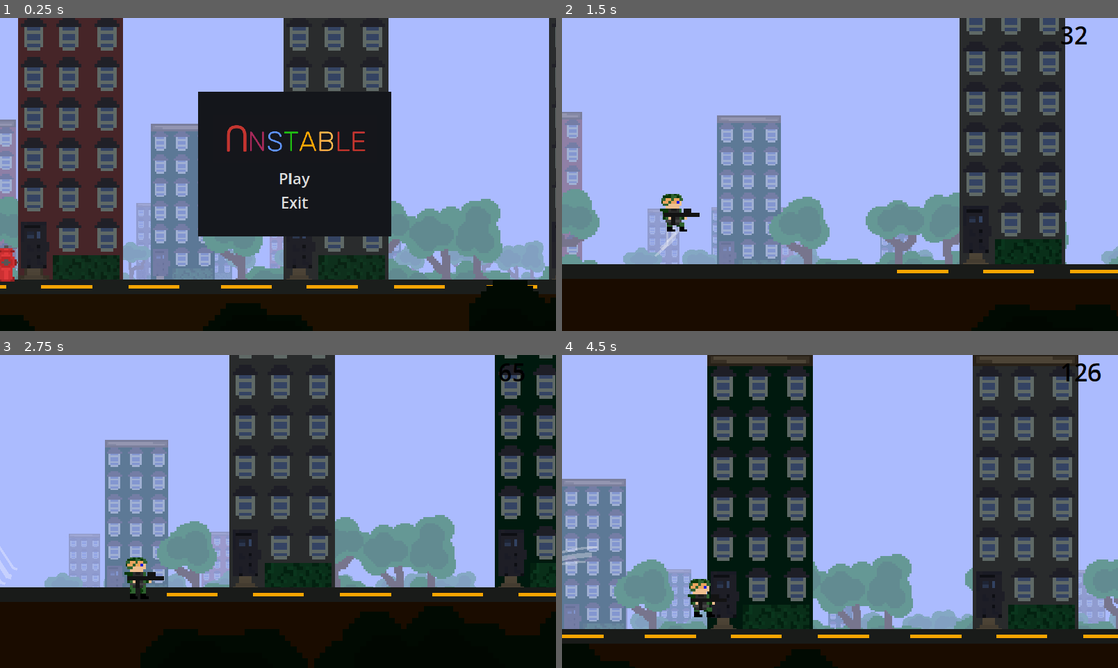
Above: before the commit, frames 1-4 (two rows, left to right).
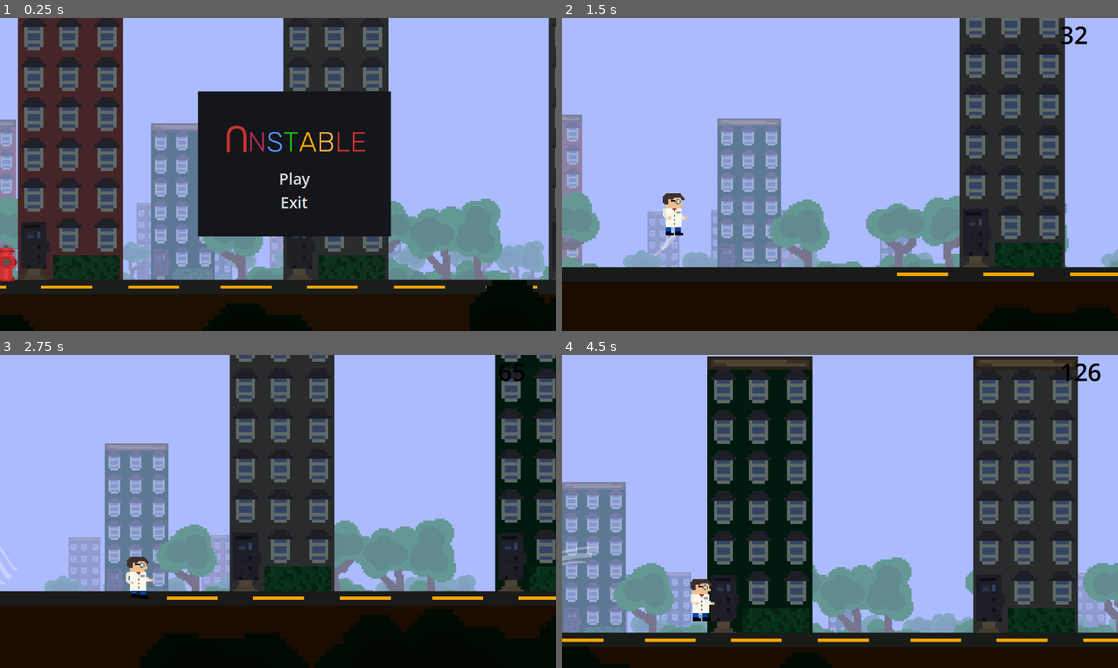
Above: after the commit, the same moments.

Repository: kir-55/Unstable
Game: Godot game, scene res://Scenes/menus/start_menu.tscn
Same seed, same stepped clock (60 frames per second), same inputs: the game is played once before the commit and once after it.
Inputs (mouse positions are in pixels of both pictures, inside the frame that each line leads up to):
- Up to frame 1 (0.25 s): no input
- Up to frame 2 (1.5 s): click "Play" at 0.5 s; move the mouse to (962, 158) at 1.27 s; hold Space (up) from 1.28 s (still down); tap A (stop) at 1.35 s
- Up to frame 3 (2.75 s): keep holding Space (up); move the mouse to (166, 527) at 2.02 s; tap S (bottom) at 2.1 s; tap A (stop) at 2.3 s
- Up to frame 4 (4.5 s): move the mouse to (895, 442) at 2.77 s; release Space (up) at 2.78 s; tap Shift (dash) at 2.85 s; tap A (stop) at 3.05, 3.8, 4.35 s; move the mouse to (812, 574) at 3.52 s; hold Space (up) from 3.53 s (still down); click (812, 574) at 3.6 s; move the mouse to (1006, 558) at 4.27 s

The runs differ from the first frame. In frame 1, 2.0% of the frame differs, in the area x 0-100%, y 0-87%; in frame 2, 9.6%; in frame 3, 13%; in frame 4, 17%, in the area x 0-100%, y 0-100%.

Commit message:
commit before esential changes

Diff:
--- a/Scenes/player.tscn
+++ b/Scenes/player.tscn
@@ -1,23 +1,26 @@
-[gd_scene load_steps=12 format=3 uid="uid://bty2oxq2nwcn6"]
+[gd_scene load_steps=15 format=3 uid="uid://bty2oxq2nwcn6"]
 
 [ext_resource type="Script" path="res://Scripts/Player.gd" id="1_fpcwa"]
-[ext_resource type="Texture2D" uid="uid://cou6chkoc84gr" path="res://Textures/Player/Rysunek_2_Animacja_3.png" id="2_px8fe"]
 [ext_resource type="Script" path="res://Scripts/old_player/weapon.gd" id="3_mhttw"]
 [ext_resource type="PackedScene" uid="uid://buxptejpeo6y3" path="res://Scripts/old_player/bullet.tscn" id="4_ye3hi"]
-[ext_resource type="Texture2D" uid="uid://c0acdo4jb8wcx" path="res://Textures/Player/skok.png" id="5_q0n38"]
-[ext_resource type="Texture2D" uid="uid://cxh42mcxdryb5" path="res://Textures/Player/stoi.png" id="6_stggv"]
-[ext_resource type="Texture2D" uid="uid://b53gkq67jnwww" path="res://Textures/Player/uniesionaprzzed1.png" id="7_hecih"]
-[ext_resource type="Texture2D" uid="uid://cspxs10ugo7o2" path="res://Textures/Player/prawieladuj1.png" id="8_bxbgp"]
+[ext_resource type="Texture2D" uid="uid://cqnn5wprrxkk" path="res://Textures/Player/NewPlayer/1.png" id="6_iaany"]
+[ext_resource type="Texture2D" uid="uid://bfllsgqcnea8h" path="res://Textures/Player/NewPlayer/2.png" id="7_1t3cn"]
+[ext_resource type="Texture2D" uid="uid://bnqy5phdfqc8y" path="res://Textures/Player/NewPlayer/3.png" id="8_bwfdr"]
 [ext_resource type="Script" path="res://Scripts/trail.gd" id="9_lardo"]
+[ext_resource type="Texture2D" uid="uid://icl8g7dyq38u" path="res://Textures/Player/NewPlayer/4.png" id="9_piadv"]
+[ext_resource type="Texture2D" uid="uid://sj3gqiiuldle" path="res://Textures/Player/NewPlayer/5.png" id="10_5sxtt"]
+[ext_resource type="Texture2D" uid="uid://c0kt14syxving" path="res://Textures/Player/NewPlayer/6.png" id="11_0pnto"]
+[ext_resource type="Texture2D" uid="uid://cp2xyb0wba0sr" path="res://Textures/Player/NewPlayer/7.png" id="12_e6lyb"]
+[ext_resource type="Texture2D" uid="uid://w8sie85hw4eo" path="res://Textures/Player/NewPlayer/8.png" id="13_mr70v"]
 
 [sub_resource type="RectangleShape2D" id="RectangleShape2D_uu4jv"]
-size = Vector2(21.4286, 54)
+size = Vector2(21.4286, 50)
 
 [sub_resource type="SpriteFrames" id="SpriteFrames_ob57i"]
 animations = [{
 "frames": [{
 "duration": 1.0,
-"texture": ExtResource("5_q0n38")
+"texture": ExtResource("6_iaany")
 }],
 "loop": true,
 "name": &"jump",
@@ -25,16 +28,28 @@
 }, {
 "frames": [{
 "duration": 1.0,
-"texture": ExtResource("6_stggv")
+"texture": ExtResource("6_iaany")
 }, {
 "duration": 1.0,
-"texture": ExtResource("7_hecih")
+"texture": ExtResource("7_1t3cn")
 }, {
 "duration": 1.0,
-"texture": ExtResource("6_stggv")
+"texture": ExtResource("8_bwfdr")
 }, {
 "duration": 1.0,
-"texture": ExtResource("8_bxbgp")
+"texture": ExtResource("9_piadv")
+}, {
+"duration": 1.0,
+"texture": ExtResource("10_5sxtt")
+}, {
+"duration": 1.0,
+"texture": ExtResource("11_0pnto")
+}, {
+"duration": 1.0,
+"texture": ExtResource("12_e6lyb")
+}, {
+"duration": 1.0,
+"texture": ExtResource("13_mr70v")
 }],
 "loop": true,
 "name": &"walk",
@@ -52,7 +67,7 @@
 trail = NodePath("Trail")
 
 [node name="CollisionShape2D" type="CollisionShape2D" parent="."]
-position = Vector2(1.42857, -0.714287)
+position = Vector2(1.42857, 6.42857)
 shape = SubResource("RectangleShape2D_uu4jv")
 
 [node name="SpeedUpTimer" type="Timer" parent="."]
@@ -61,9 +76,8 @@
 
 [node name="Weapon" type="Sprite2D" parent="." node_paths=PackedStringArray("timer")]
 z_index = 3
-position = Vector2(2.85715, -1.42857)
+position = Vector2(2.14286, -1.42857)
 scale = Vector2(6, 6)
-texture = ExtResource("2_px8fe")
 script = ExtResource("3_mhttw")
 bullet_scene = ExtResource("4_ye3hi")
 bullet_speed = 2000.0
@@ -79,6 +93,8 @@
 sprite_frames = SubResource("SpriteFrames_ob57i")
 animation = &"jump"
 autoplay = "walk"
+frame_progress = 0.66128
+speed_scale = 2.0
 
 [node name="Trail" type="Node" parent="." node_paths=PackedStringArray("trails")]
 script = ExtResource("9_lardo")
--- a/Scripts/Player.gd
+++ b/Scripts/Player.gd
@@ -71,10 +71,12 @@
 				end_dash()
 
 		if is_stopping:
+			animated_sprite.stop()
 			velocity.x = 0
 			stop_timer -= delta
 			if stop_timer <= 0:
 				is_stopping = false
+				animated_sprite.play()
 
 		if is_dropping:
 			trail.process_points()
--- a/project.godot
+++ b/project.godot
@@ -23,8 +23,10 @@
 
 [display]
 
+window/size/resizable=false
 window/stretch/mode="canvas_items"
 window/stretch/aspect="expand"
+window/stretch/scale_mode="integer"
 
 [gui]
 
Binary file added: textures/player/NewPlayer/1.png
Not shown, added: textures/player/NewPlayer/1.png.import
Binary file added: textures/player/NewPlayer/2.png
Not shown, added: textures/player/NewPlayer/2.png.import
Binary file added: textures/player/NewPlayer/3.png
Not shown, added: textures/player/NewPlayer/3.png.import
Binary file added: textures/player/NewPlayer/4.png
Not shown, added: textures/player/NewPlayer/4.png.import
Binary file added: textures/player/NewPlayer/5.png
Not shown, added: textures/player/NewPlayer/5.png.import
Binary file added: textures/player/NewPlayer/6.png
Not shown, added: textures/player/NewPlayer/6.png.import
(and 4 more such lines)
